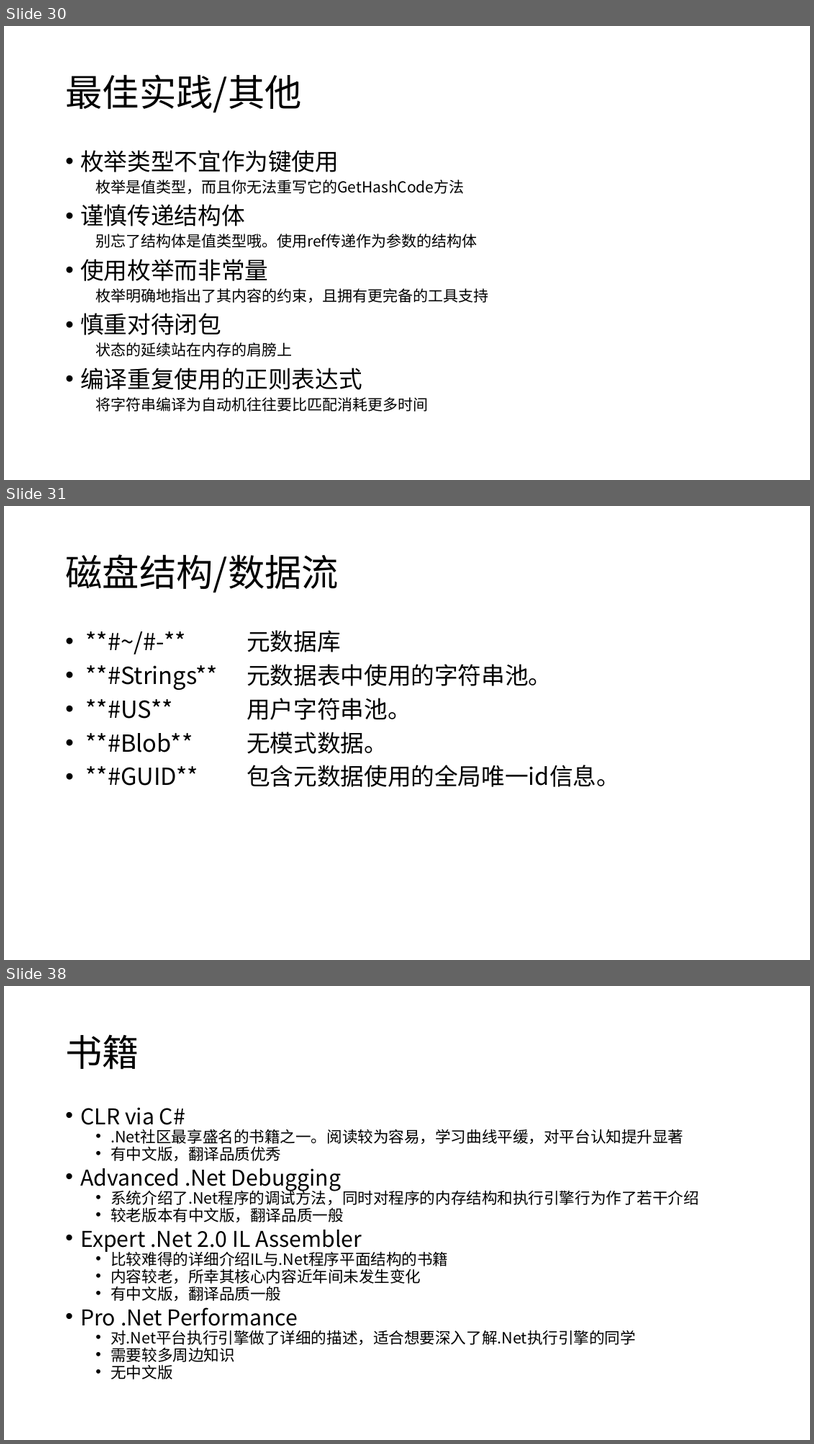
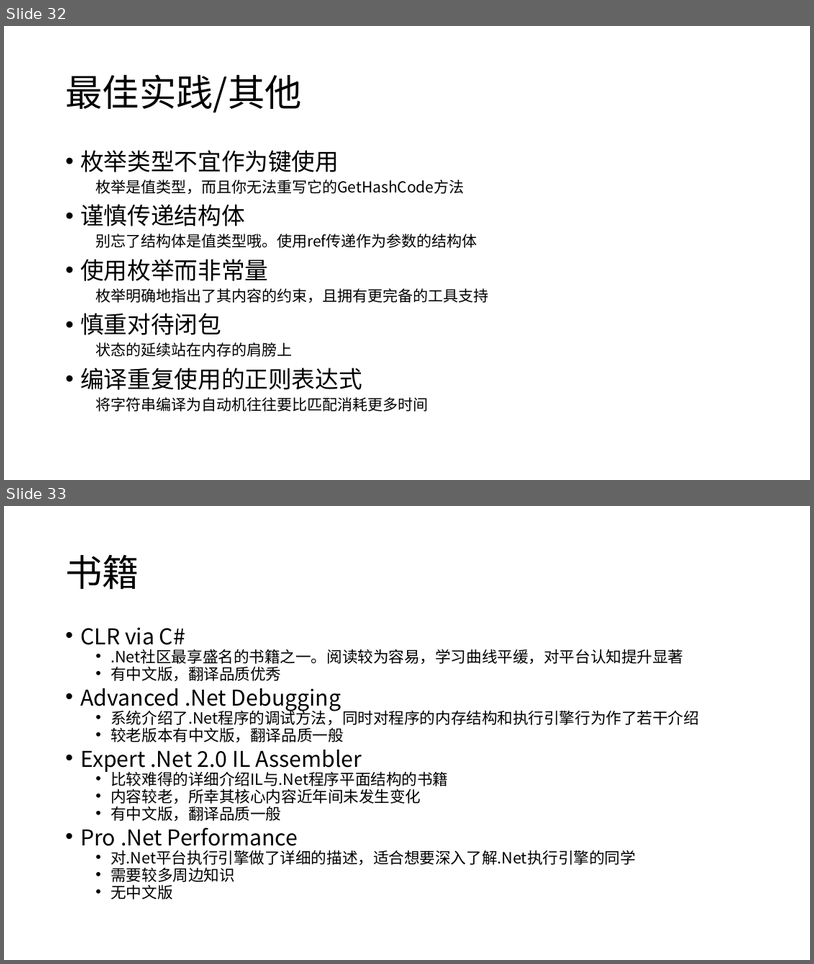
Before and after one commit to snakealpha/DotNetSession, a slide deck: pptx.pptx.pptx. Shown one above the other, each under a label of ours: slides 30, 31 and 38 before the commit, slides 32 and 33 after it; the slides between them are not shown. The pictures are 814x1444 and 814x964 pixels, drawn with LibreOffice and Linux fonts; fonts in the diff are those of the drawing. Boxes give left, top, right and bottom in pixels: in the first picture for what was removed or moved away, otherwise in the second. Text is boxed around its words. In the diff, an @@ line names an element or a change of style, - is before the commit and + after.

```diff
--- a/pptx.pptx.pptx
+++ b/pptx.pptx.pptx
@@ slide 31 removed at [4,506,810,960], background #FFFFFF @@
@@ title removed at [65,554,339,593] @@
-磁盘结构/数据流
@@ text removed at [247,630,620,787] @@
-• **#~/#-** 元数据库
-• **#Strings** 元数据表中使用的字符串池。
-• **#US** 用户字符串池。
-• **#Blob** 无模式数据。
-• **#GUID** 包含元数据使用的全局唯一id信息。
@@ what was slide 30 is now slide 32 @@
@@ what was slide 38 is now slide 33 @@
```
Also in this commit, not shown: 3 slides changed, 2 slides added, 6 other slides removed, 6 other files.
